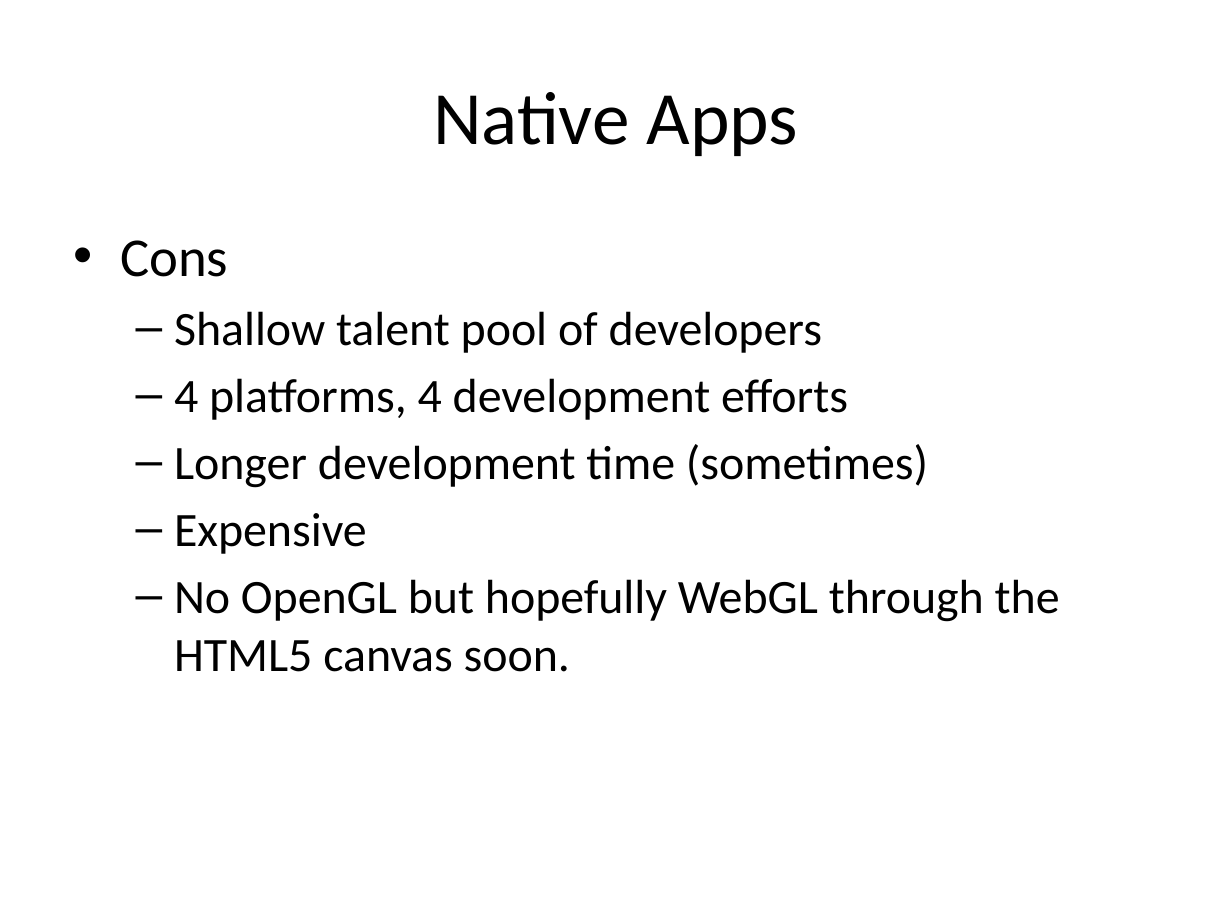
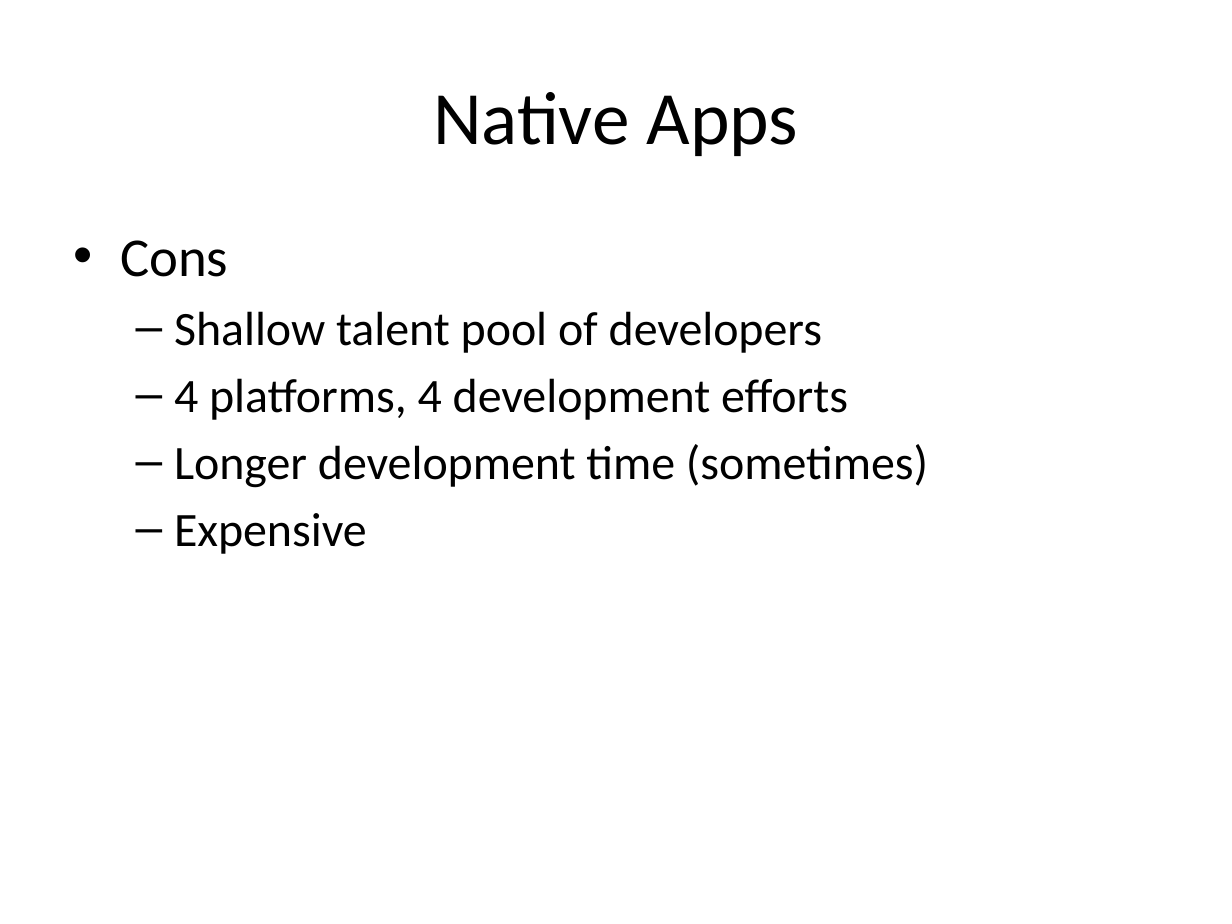
Before and after one commit to dayelostraco/SuperHappyDevDay, a slide deck: slide 38 of SHDD Mobile Presentation.pptx (slide 33 before the commit). Drawn at 1232x924 pixels with LibreOffice and Linux fonts; fonts in the diff are those of the drawing. Boxes give left, top, right and bottom in pixels: in the first picture for what was removed or moved away, otherwise in the second. Text is boxed around its words. In the diff, an @@ line names an element or a change of style, - is before the commit and + after.

Commit message:
updated presentation with cons for Hybrid apps

```diff
--- a/SHDD Mobile Presentation.pptx
+++ b/SHDD Mobile Presentation.pptx
@@ text at (174, 579, 1060, 672): paragraph removed @@
-  – No OpenGL but hopefully WebGL through the HTML5 canvas soon.
```
Also in this commit, not shown: 19 other slides changed, 7 slides added, 1 slide removed.
